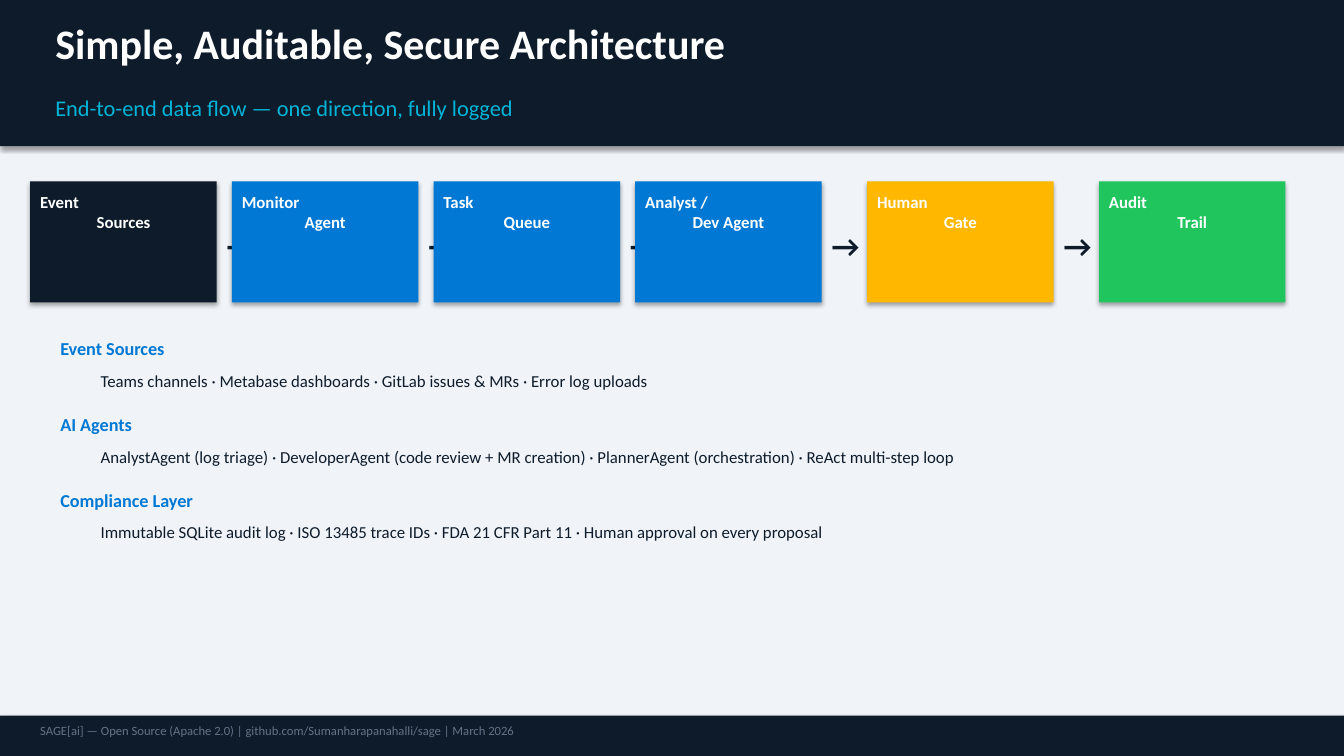
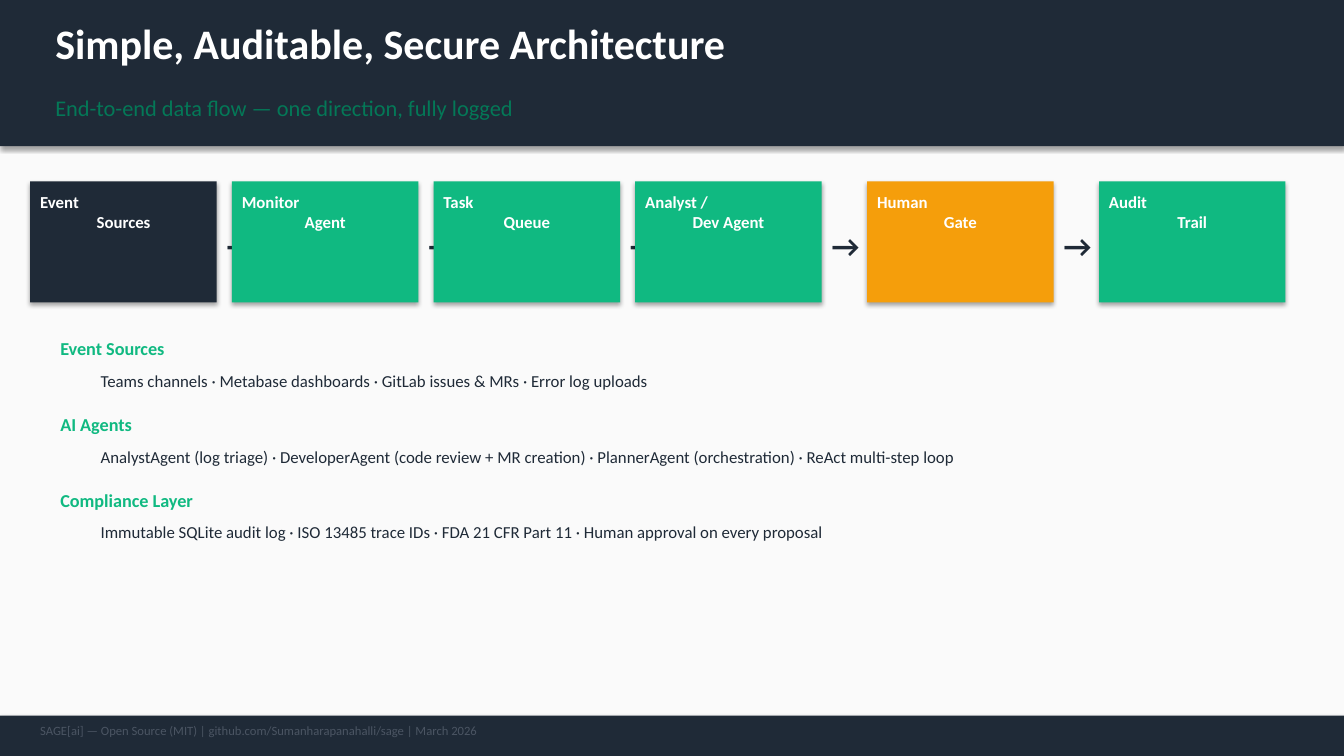
Before and after one commit to Sumanharapanahalli/SAGE, a slide deck: slide 7 of docs/SageAI_Business_Case.pptx. Drawn at 1344x756 pixels with LibreOffice and Linux fonts; fonts in the diff are those of the drawing. Boxes give left, top, right and bottom in pixels: in the first picture for what was removed or moved away, otherwise in the second. Text is boxed around its words. In the diff, an @@ line names an element or a change of style, - is before the commit and + after.

```diff
--- a/docs/SageAI_Business_Case.pptx
+++ b/docs/SageAI_Business_Case.pptx
@@ background #F0F4F8 to #FAFAFA @@
@@ text "End-to-end data flow — one ..." at <box>55,100,513,120</box>: text colour #00B4D8 to #047857 @@
@@ fill #0078D4 to #10B981 in 3 elements at <box>232,181,418,302</box>, <box>434,181,620,302</box>, <box>635,181,822,302</box> @@
@@ rectangle at <box>867,181,1054,302</box>: fill #FFB700 to #F59E0B @@
@@ rectangle at <box>1099,181,1286,302</box>: fill #21C55D to #10B981 @@
@@ text colour #0D1B2A to #1F2A37 in 8 elements at <box>101,375,648,390</box>, <box>101,451,953,466</box>, <box>101,526,822,541</box>, <box>217,222,257,272</box>, <box>418,222,459,272</box>, <box>620,222,660,272</box>, <box>822,222,862,272</box>, <box>1054,222,1094,272</box> @@
@@ text colour #0078D4 to #10B981 in 3 elements at <box>60,343,164,355</box>, <box>60,419,132,434</box>, <box>60,494,193,510</box> @@
@@ fill #0D1B2A to #1F2A37 in 3 elements at <box>0,0,1344,146</box>, <box>30,181,217,302</box>, <box>0,716,1344,756</box> @@
@@ text at <box>40,726,477,735</box>: text changed; text colour #647487 to #4B5563 @@
-SAGE[ai] — Open Source (Apache 2.0) | github.com/Sumanharapanahalli/sage | March 2026
+SAGE[ai] — Open Source (MIT) | github.com/Sumanharapanahalli/sage | March 2026
```
Also in this commit, not shown: 12 other slides changed, 1 slide removed, 8 other files.
